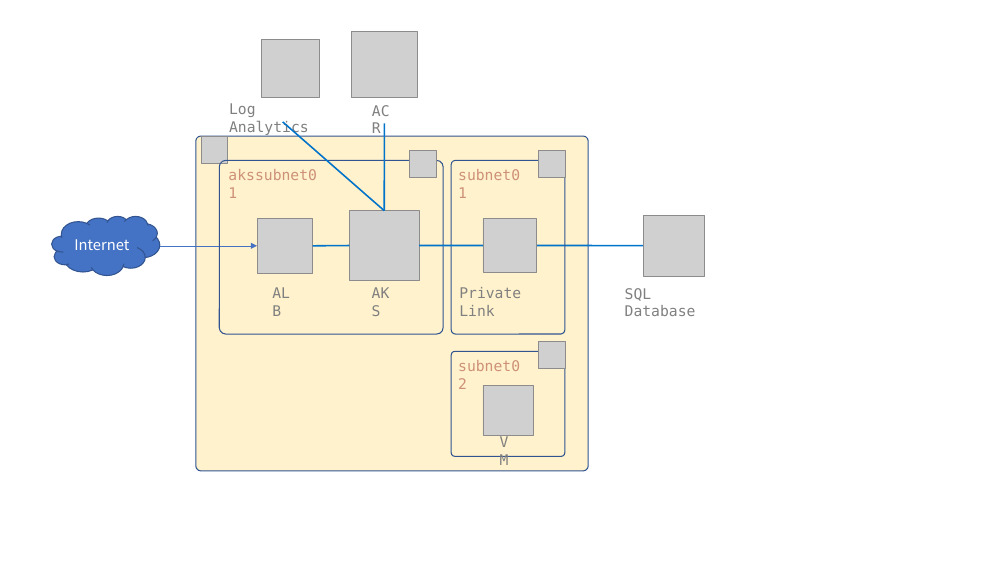
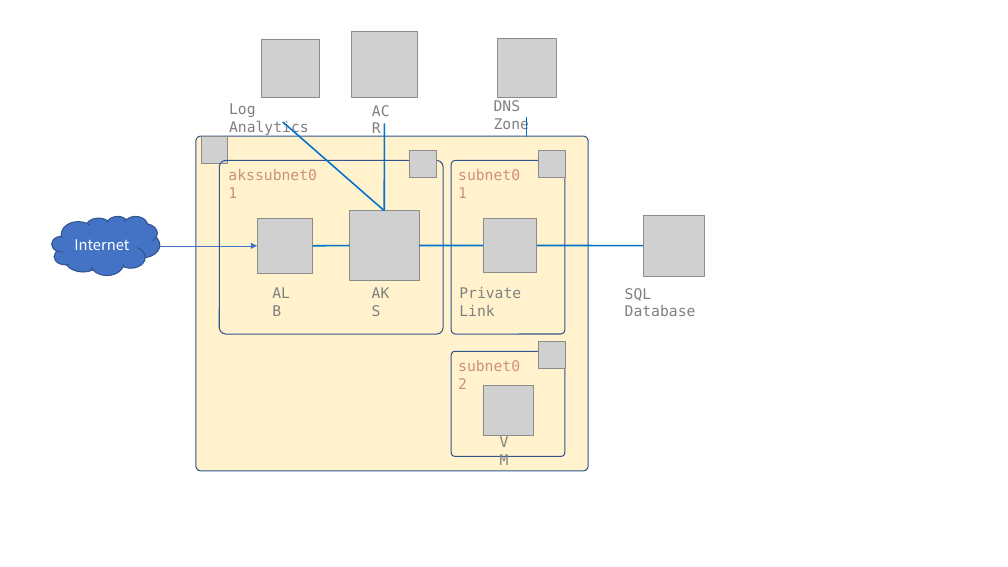
Before and after one commit to tsubasaxZZZ/aks-troubleshooting-workshop-public, a slide deck: slide 1 of images/構成図.pptx. Drawn at 1008x567 pixels with LibreOffice and Linux fonts; fonts in the diff are those of the drawing; grey boxes stand for pictures. Boxes give left, top, right and bottom in pixels: in the first picture for what was removed or moved away, otherwise in the second. Text is boxed around its words. In the diff, an @@ line names an element or a change of style, - is before the commit and + after.

```diff
--- a/images/構成図.pptx
+++ b/images/構成図.pptx
@@ picture added at <box>498,39,557,98</box> @@
@@ text added at <box>494,100,529,133</box>, 14 pt, text #808080 @@
+DNS Zone
@@ line added from (527, 137) to (527, 116), #0073CB 1.5 pt @@
```
Also in this commit, not shown: 18 other files.
